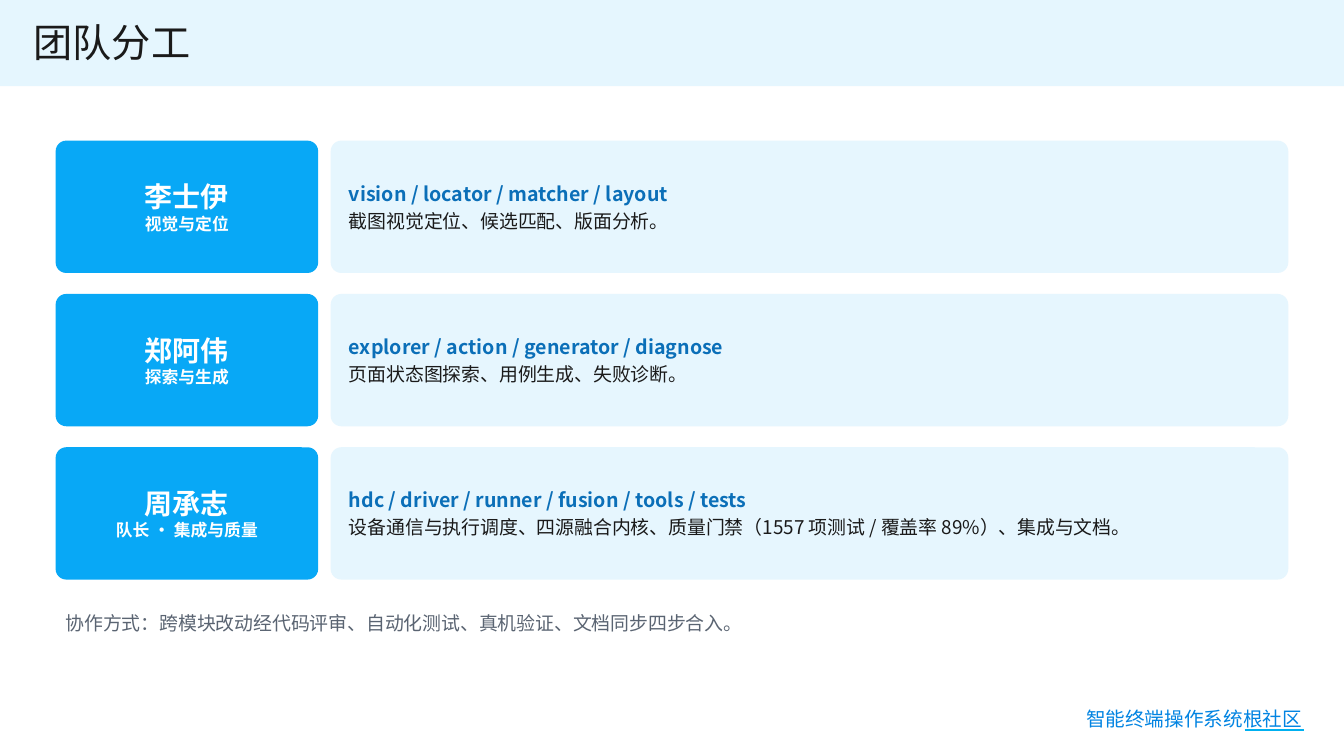
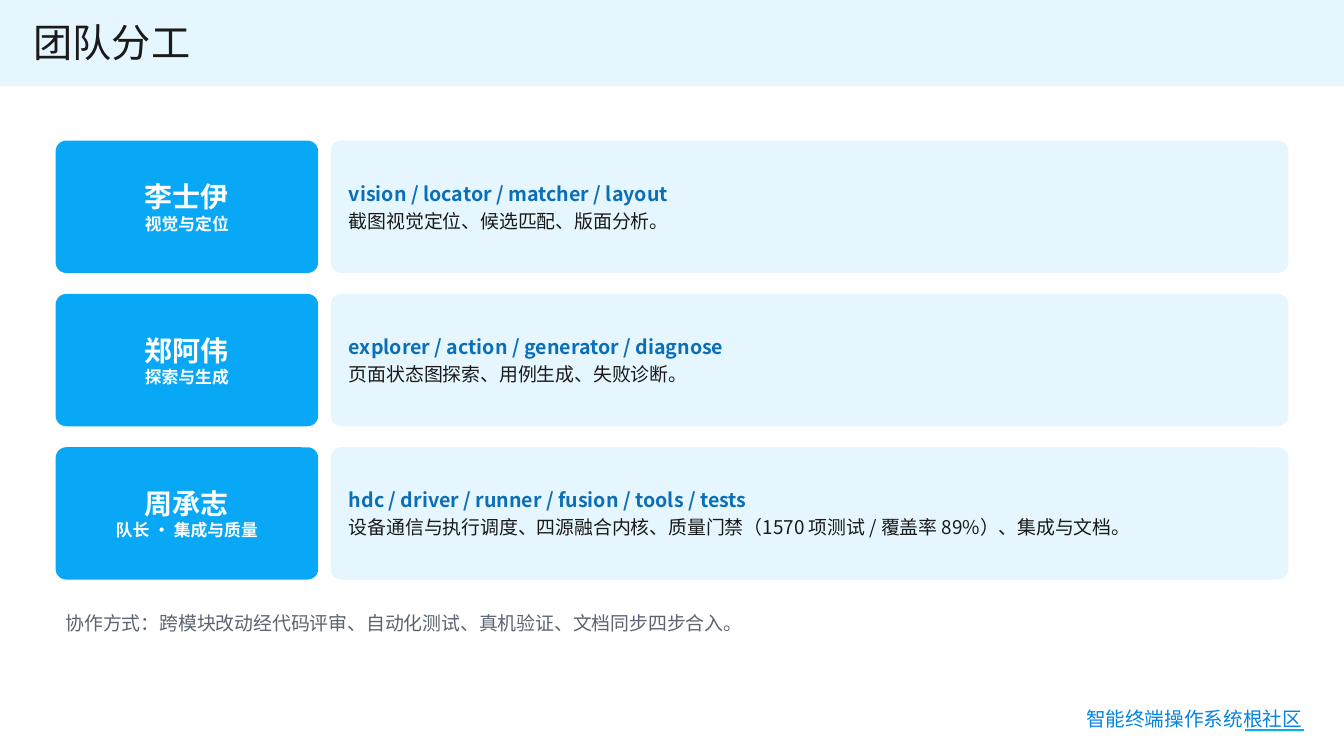
Before and after one commit to gema-secure/ohauto, a slide deck: slide 22 of 提交材料/03-答辩PPT.pptx. Drawn at 1344x756 pixels with LibreOffice and Linux fonts; fonts in the diff are those of the drawing; background and template pictures are left out. Boxes give left, top, right and bottom in pixels: in the first picture for what was removed or moved away, otherwise in the second. Text is boxed around its words. In the diff, an @@ line names an element or a change of style, - is before the commit and + after.

Commit message:
docs: 同步测试项数与覆盖率明细
测试项数 1557 → 1570，覆盖率明细 9223 → 9258 语句 / 1049 未覆盖（89%，门禁阈值未变）。README、交付简介、quality_gate 说明、arch_diagram 与 demo_onepager 的生成文案、答辩 PPT 的分工页统一。

architecture.png 与 onepager.html 由脚本重新生成。

```diff
--- a/提交材料/03-答辩PPT.pptx
+++ b/提交材料/03-答辩PPT.pptx
@@ text in rounded rectangle at (349, 518, 1131, 536): text changed @@
-设备通信与执行调度、四源融合内核、质量门禁（1557 项测试 / 覆盖率 89%）、集成与文档。
+设备通信与执行调度、四源融合内核、质量门禁（1570 项测试 / 覆盖率 89%）、集成与文档。
```
Also in this commit, not shown: 7 other files.
